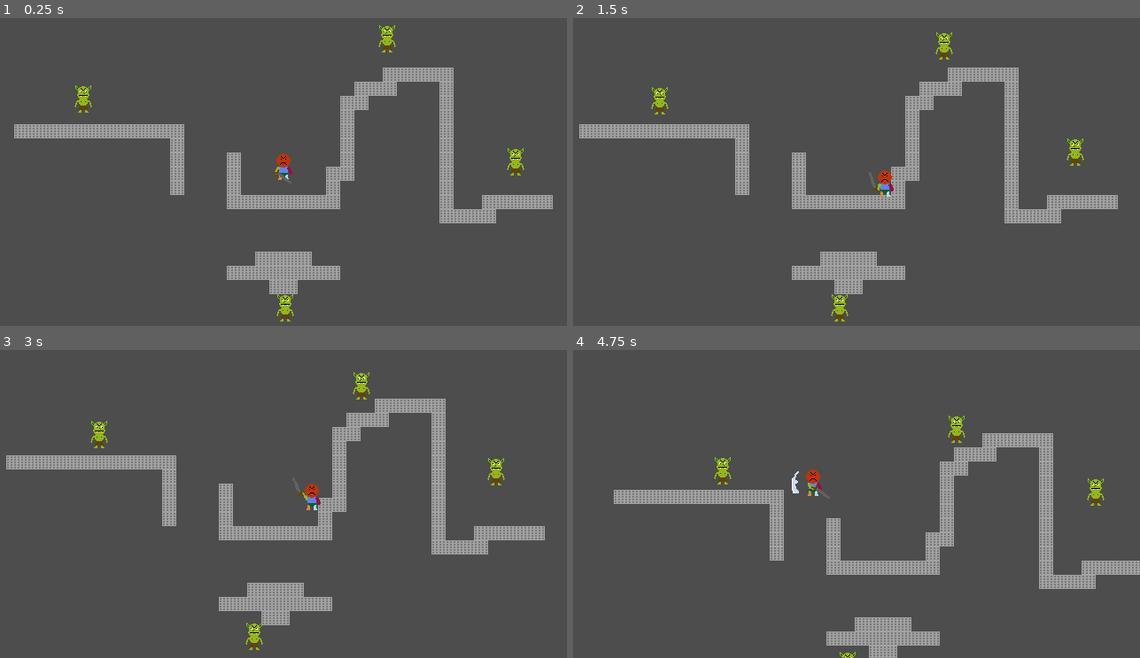
Above: before the commit, frames 1-4 (two rows, left to right).
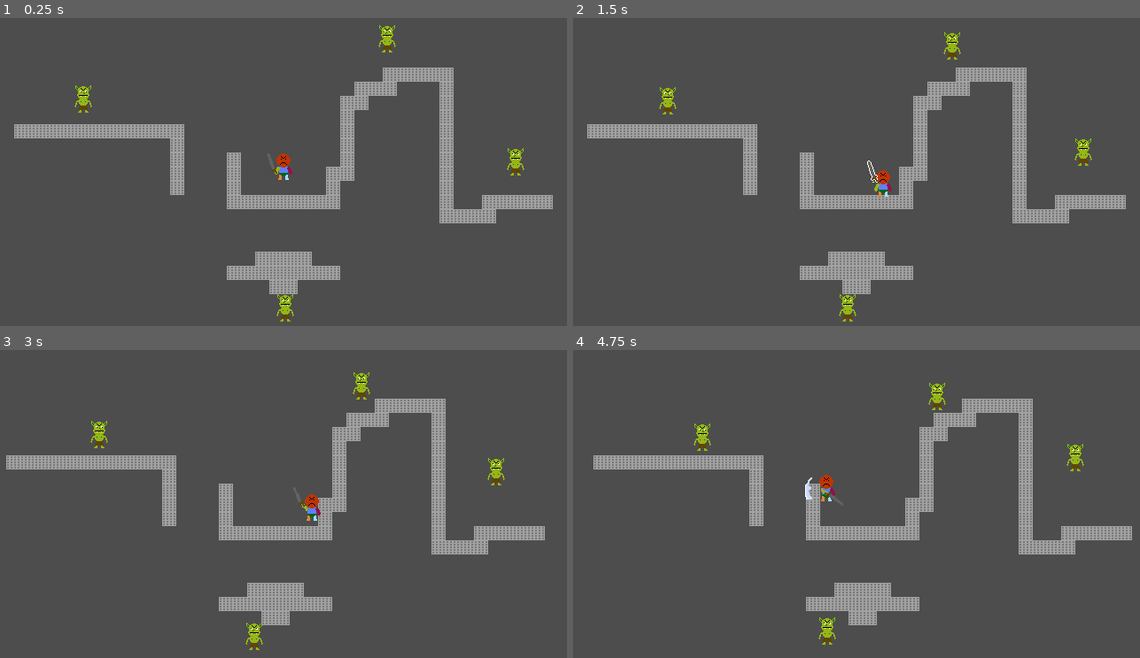
Above: after the commit, the same moments.

Repository: BrandonManuel/dungeon-crawl
Game: Godot game, scene res://Assets/Scenes/game.tscn
Two runs of this game, one before a commit and one after it. Both use one fixed random seed, a clock stepped at 60 frames per second and the inputs below.
Inputs (mouse positions are in pixels of both pictures, inside the frame that each line leads up to):
- Up to frame 1 (0.25 s): no input
- Up to frame 2 (1.5 s): move the mouse to (981, 150) at 0.52 s; hold D (move_right) 0.53-1.28 s; click (981, 150) at 0.6 s; tap Q (drop_weapon, bound only after the commit) at 0.8, 1.35 s; move the mouse to (743, 181) at 1.27 s; hold S (move_down) from 1.28 s (still down)
- Up to frame 3 (3 s): tap E (pick_up_weapon, bound only after the commit) at 1.55, 2.1 s; move the mouse to (340, 430) at 2.02 s; release S (move_down) at 2.03 s; hold D (move_right) 2.03-2.78 s; click (340, 430) at 2.3 s; move the mouse to (255, 562) at 2.77 s; hold W (move_up) from 2.78 s (still down); click (255, 562) at 2.85 s
- Up to frame 4 (4.75 s): tap Q (drop_weapon, bound only after the commit) at 3.05, 3.6 s; move the mouse to (1026, 547) at 3.52 s; release W (move_up) at 3.53 s; hold A (move_left) from 3.53 s (still down); tap E (pick_up_weapon, bound only after the commit) at 3.8, 4.35 s; move the mouse to (686, 451) at 4.27 s; click (686, 451) at 4.55 s

The runs differ from the first frame. In frame 1, less than 0.1% of the frame differs, in the area x 47-51%, y 48-53%; in frame 2, 7.3%; in frame 3, 0.3%; in frame 4, 18%, in the area x 3-100%, y 10-100%.

Commit message:
Added ability to pick up and drop weapons

Diff:
--- a/Assets/Scenes/game.tscn
+++ b/Assets/Scenes/game.tscn
@@ -29,6 +29,8 @@
 tile_map_data = PackedByteArray("AAD8////AAAAAAAAAAD8/wAAAAAAAAAAAAD8/wEAAAAAAAAAAAD8/wIAAAAAAAAAAAD9/wIAAAAAAAAAAAD+/w …(1136 unchanged characters)…
 tile_set = SubResource("TileSet_of3jj")
 
+[node name="World Items" type="Node" parent="." unique_id=2016646910]
+
 [node name="Enemies" type="Node" parent="." unique_id=1705692595]
 
 [node name="Goblin" parent="Enemies" unique_id=863396306 instance=ExtResource("1_pb48a")]
--- a/Assets/Scenes/player.tscn
+++ b/Assets/Scenes/player.tscn
@@ -29,7 +29,7 @@
 "times": PackedFloat32Array(0),
 "transitions": PackedFloat32Array(1),
 "update": 0,
-"values": [Vector2(-9, 7)]
+"values": [Vector2(-10, 6)]
 }
 tracks/2/type = "value"
 tracks/2/imported = false
@@ -41,7 +41,7 @@
 "times": PackedFloat32Array(0),
 "transitions": PackedFloat32Array(1),
 "update": 0,
-"values": [2.5384161]
+"values": [0.0]
 }
 tracks/3/type = "value"
 tracks/3/imported = false
@@ -722,6 +722,9 @@
 radius = 7.0
 height = 26.0
 
+[sub_resource type="CircleShape2D" id="CircleShape2D_t1xgp"]
+radius = 22.472204
+
 [node name="Player" type="CharacterBody2D" unique_id=1913849330 groups=["player"]]
 collision_layer = 2
 collision_mask = 3
@@ -749,10 +752,21 @@
 script = ExtResource("3_23lac")
 
 [node name="Hand" type="Marker2D" parent="." unique_id=859126678]
-position = Vector2(-9, 7)
-rotation = 2.5384161
+position = Vector2(-10, 6)
 
 [node name="Sword" parent="Hand" unique_id=1478424939 instance=ExtResource("4_t1xgp")]
-position = Vector2(-0.56726074, 0.8235378)
+
+[node name="Pick Up Area" type="Area2D" parent="." unique_id=1514889544]
+collision_layer = 2
+collision_mask = 16
+
+[node name="CollisionShape2D" type="CollisionShape2D" parent="Pick Up Area" unique_id=1653311228]
+shape = SubResource("CircleShape2D_t1xgp")
+
+[connection signal="animation_finished" from="Visual/AnimationPlayer" to="." method="_on_animation_player_animation_finished"]
+[connection signal="child_entered_tree" from="Hand" to="." method="_on_hand_child_entered_tree"]
+[connection signal="child_exiting_tree" from="Hand" to="." method="_on_hand_child_exiting_tree"]
+[connection signal="area_entered" from="Pick Up Area" to="." method="_on_pick_up_area_area_entered"]
+[connection signal="area_exited" from="Pick Up Area" to="." method="_on_pick_up_area_area_exited"]
 
 [editable path="Hand/Sword"]
--- a/Assets/Scenes/sword.tscn
+++ b/Assets/Scenes/sword.tscn
@@ -1,14 +1,25 @@
 [gd_scene format=3 uid="uid://cnetj2md2mlmx"]
 
+[ext_resource type="Shader" uid="uid://blmajkg47viom" path="res://Assets/Shaders/interactable.gdshader" id="1_kc3y2"]
 [ext_resource type="Texture2D" uid="uid://dp2im0qbuth15" path="res://Assets/Sprites/Weapons.png" id="1_mfbq4"]
 [ext_resource type="Script" uid="uid://cmn1o4k3j3osv" path="res://Assets/Scripts/sword.gd" id="2_35yry"]
 [ext_resource type="Script" uid="uid://dw0qhwns6j3al" path="res://Assets/Scripts/slash.gd" id="3_35yry"]
+
+[sub_resource type="ShaderMaterial" id="ShaderMaterial_cc11m"]
+shader = ExtResource("1_kc3y2")
+shader_parameter/outline_enabled = false
+shader_parameter/outline_color = Color(1, 1, 1, 1)
+shader_parameter/outline_size = 1.0
 
 [sub_resource type="CapsuleShape2D" id="CapsuleShape2D_kc3y2"]
 radius = 6.3853655
 height = 28.84225
 
+[sub_resource type="CircleShape2D" id="CircleShape2D_kc3y2"]
+radius = 14.0
+
 [node name="Sword" type="Sprite2D" unique_id=1478424939]
+material = SubResource("ShaderMaterial_cc11m")
 texture = ExtResource("1_mfbq4")
 centered = false
 offset = Vector2(-9, -22)
@@ -29,7 +40,7 @@
 script = ExtResource("3_35yry")
 
 [node name="Area2D" type="Area2D" parent="Effect/Slash" unique_id=473067536]
-collision_layer = 9
+collision_layer = 8
 collision_mask = 4
 
 [node name="CollisionShape2D" type="CollisionShape2D" parent="Effect/Slash/Area2D" unique_id=1297887858]
@@ -37,4 +48,12 @@
 shape = SubResource("CapsuleShape2D_kc3y2")
 disabled = true
 
+[node name="Interactable Area" type="Area2D" parent="." unique_id=1484415334]
+collision_layer = 16
+collision_mask = 2
+
+[node name="CollisionShape2D" type="CollisionShape2D" parent="Interactable Area" unique_id=847946381]
+position = Vector2(-2, -10)
+shape = SubResource("CircleShape2D_kc3y2")
+
 [connection signal="body_entered" from="Effect/Slash/Area2D" to="." method="_on_area_2d_body_entered"]
--- a/Assets/Scripts/player.gd
+++ b/Assets/Scripts/player.gd
@@ -2,10 +2,15 @@
 
 @onready var hand: Marker2D = $Hand
 @onready var animation_player: AnimationPlayer = $Visual/AnimationPlayer
+@onready var pick_up_area: Area2D = $"Pick Up Area"
 
 @export var attack_delay: float = 0.0
 
+@onready var world_items: Node = $"../World Items"
+
 var weapon: Weapon = null
+var nearby_weapon: Weapon = null
+
 var last_held_direction: Vector2
 
 const SPEED = 100.0
@@ -13,21 +18,27 @@
 var weapon_starting_position: Vector2
 var weapon_starting_rotation: float
 
+var movement_enabled: bool = true
+
+
 func _ready() -> void:
-	var held = hand.get_children()
-	if held.size() == 1:
-		weapon = held.get(0)
-
 	set_attack_delay(attack_delay)
+	if weapon != null:
+		disable_weapon_collision()
 
 func _process(delta: float) -> void:
 	if not animation_player.is_playing():
 		animation_player.play("idle")
 
 func _physics_process(delta: float) -> void:
+	if not movement_enabled:
+		return
+
 	var direction := Input.get_vector("move_left", "move_right", "move_up", "move_down")
 	handle_movement(delta, direction)
 	handle_attack(last_held_direction)
+	handle_drop_weapon()
+	handle_pick_up_weapon()
 
 func handle_movement(delta: float, direction: Vector2) -> void:
 	if direction != Vector2.ZERO:
@@ -42,6 +53,7 @@
 func handle_attack(direction: Vector2) -> void:
 	var attack := Input.is_action_just_pressed("attack")
 	if weapon != null and attack and not (animation_player.is_playing() and animation_player.current_animation.contains("attack")):
+		movement_enabled = false
 		if direction.x == 0:
 			if direction.y >= 0:
 				animation_player.play("attack_down")
@@ -68,3 +80,58 @@
 	for animation in animation_player.get_animation_list():
 		if animation.contains('attack'):
 			animation_player.get_animation(animation).length = animation_player.get_animation(animation).length + attack_delay
+
+
+func _on_animation_player_animation_finished(anim_name: StringName) -> void:
+	if anim_name.contains("attack"):
+		movement_enabled = true
+
+func handle_drop_weapon() -> void:
+	var drop_weapon := Input.is_action_just_pressed("drop_weapon")
+	if drop_weapon and weapon != null and not (animation_player.is_playing() and animation_player.current_animation.contains("attack")):
+		var weapon_pick_up_area: Area2D = weapon.get_node('Interactable Area')
+		var weapon_pick_up_collision: CollisionShape2D = weapon_pick_up_area.get_node('CollisionShape2D')
+
+		weapon.reparent(world_items)
+		weapon_pick_up_collision.disabled = false
+
+func handle_pick_up_weapon() -> void:
+	var pick_up_weapon := Input.is_action_just_pressed("pick_up_weapon")
+	if pick_up_weapon and nearby_weapon != null and weapon == null:
+		if (nearby_weapon as Weapon).has_method('enable_outline'):
+			nearby_weapon.enable_outline(false)
+
+		nearby_weapon.reparent(hand)
+		nearby_weapon.position = Vector2.ZERO
+		nearby_weapon.rotation = 0.0
+
+# pick up weapon
+func _on_hand_child_entered_tree(node: Node) -> void:
+	weapon = node
+	disable_weapon_collision()
+
+# drop weapon
+func _on_hand_child_exiting_tree(node: Node) -> void:
+	weapon = null
+
+func _on_pick_up_area_area_entered(area: Area2D) -> void:
+	if area.name == 'Interactable Area' and area.get_parent() is Weapon:
+		var weapon = area.get_parent()
+		if weapon.has_method('enable_outline'):
+			weapon.enable_outline(true)
+
+		nearby_weapon = weapon
+
+
+func _on_pick_up_area_area_exited(area: Area2D) -> void:
+	if area.name == 'Interactable Area' and area.get_parent() is Weapon:
+		var weapon = area.get_parent()
+		if weapon.has_method('enable_outline'):
+			weapon.enable_outline(false)
+
+		nearby_weapon = null
+
+func disable_weapon_collision() -> void:
+	var weapon_pick_up_area: Area2D = weapon.get_node('Interactable Area')
+	var weapon_pick_up_collision: CollisionShape2D = weapon_pick_up_area.get_node('CollisionShape2D')
+	weapon_pick_up_collision.disabled = true
--- a/Assets/Scripts/weapon.gd
+++ b/Assets/Scripts/weapon.gd
@@ -10,3 +10,6 @@
 func hit_enemy(enemy: CharacterBody2D, knockback: float, damage: float) -> void:
 	print(enemy, ' is hit')
 	enemy.is_hit(player.position.direction_to(enemy.position) * knockback, damage)
+
+func enable_outline(enabled: bool) -> void:
+	material.set_shader_parameter("outline_enabled", enabled)
--- /dev/null
+++ b/Assets/Shaders/interactable.gdshader
@@ -0,0 +1,20 @@
+shader_type canvas_item;
+
+uniform bool outline_enabled = false;
+uniform vec4 outline_color : source_color = vec4(1, 1, 1, 1);
+uniform float outline_size = 1.0;
+
+void fragment() {
+	vec4 color = texture(TEXTURE, UV);
+	if (outline_enabled) {
+		vec2 size = outline_size / vec2(textureSize(TEXTURE, 0));
+		float alpha = texture(TEXTURE, UV + vec2(size.x, 0)).a
+					+ texture(TEXTURE, UV - vec2(size.x, 0)).a
+					+ texture(TEXTURE, UV + vec2(0, size.y)).a
+					+ texture(TEXTURE, UV - vec2(0, size.y)).a;
+		if (color.a < 0.5 && alpha > 0.0) {
+			color = outline_color;
+		}
+	}
+	COLOR = color;
+}
--- a/project.godot
+++ b/project.godot
@@ -64,6 +64,16 @@
 , Object(InputEventKey,"resource_local_to_scene":false,"resource_name":"","device":-1,"window_id":0,"alt_pressed":false …(182 unchanged characters)…
 ]
 }
+drop_weapon={
+"deadzone": 0.2,
+"events": [Object(InputEventKey,"resource_local_to_scene":false,"resource_name":"","device":-1,"window_id":0,"alt_pressed":false,"shift_pressed":false,"ctrl_pressed":false,"meta_pressed":false,"pressed":false,"keycode":0,"physical_keycode":81,"key_label":0,"unicode":113,"location":0,"echo":false,"script":null)
+]
+}
+pick_up_weapon={
+"deadzone": 0.2,
+"events": [Object(InputEventKey,"resource_local_to_scene":false,"resource_name":"","device":-1,"window_id":0,"alt_pressed":false,"shift_pressed":false,"ctrl_pressed":false,"meta_pressed":false,"pressed":false,"keycode":0,"physical_keycode":69,"key_label":0,"unicode":101,"location":0,"echo":false,"script":null)
+]
+}
 
 [layer_names]
 
@@ -71,6 +81,7 @@
 2d_physics/layer_2="player"
 2d_physics/layer_3="enemies"
 2d_physics/layer_4="weapons"
+2d_physics/layer_5="interactable"
 
 [navigation]
 
Not shown: 1 places in Assets/Scenes/game.tscn that only renumber resources
Not shown, added: Assets/Shaders/interactable.gdshader.uid
